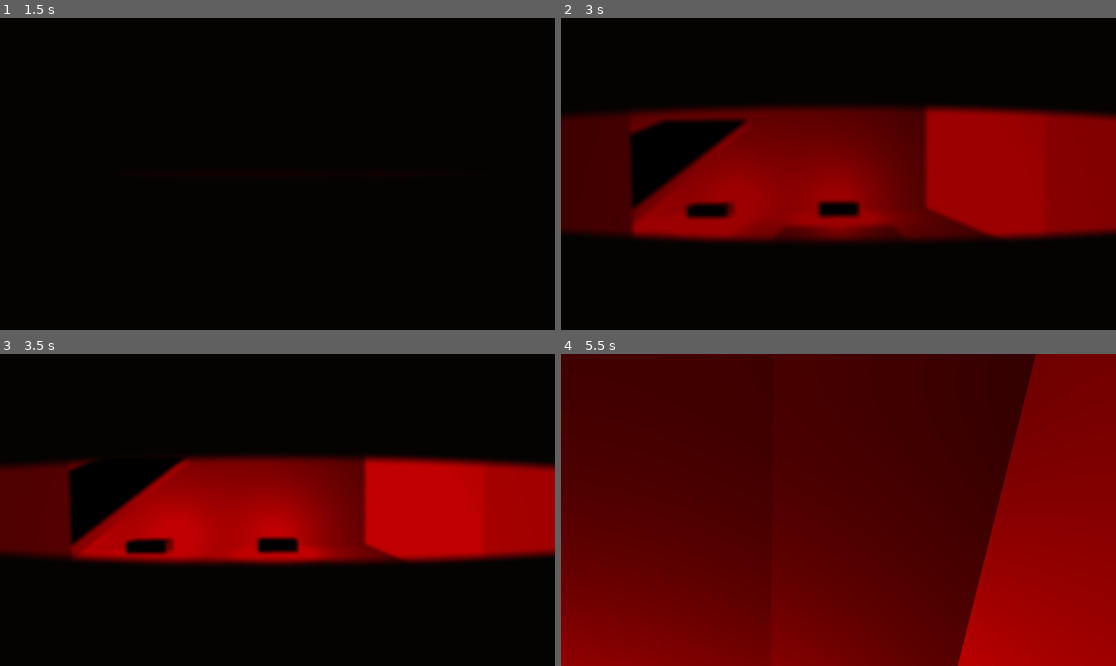
Above: before the commit, frames 1-4 (two rows, left to right).
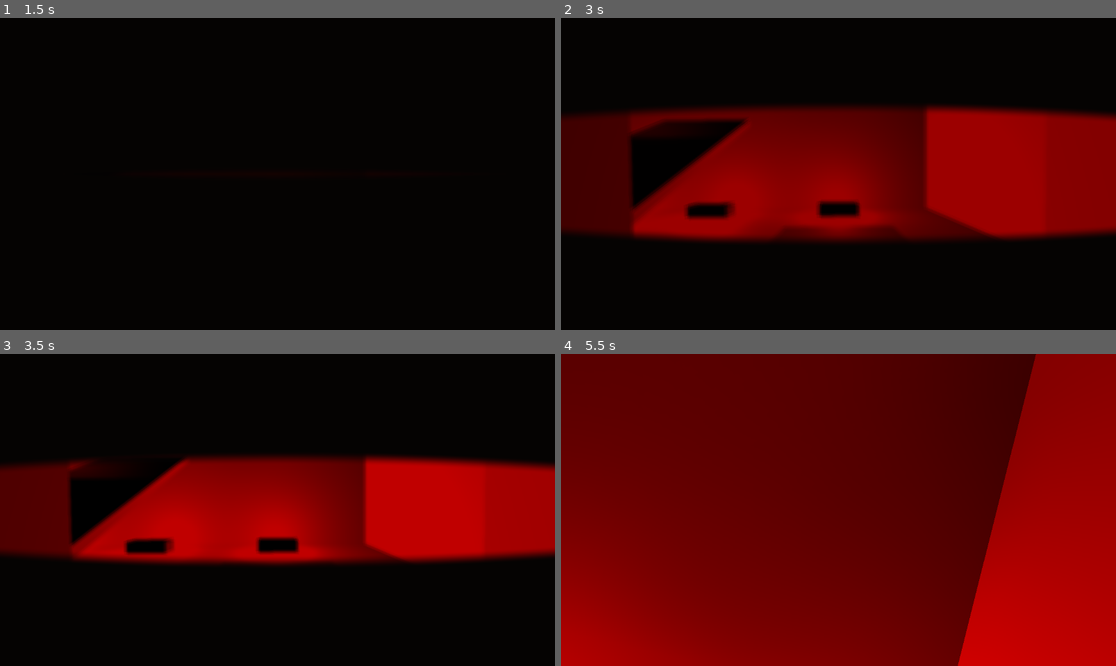
Above: after the commit, the same moments.

Repository: acoliver/gone
Game: Godot game, scene res://main.tscn
Two runs of this game, one before a commit and one after it. Both use one fixed random seed, a clock stepped at 60 frames per second and the inputs below.
Inputs (mouse positions are in pixels of both pictures, inside the frame that each line leads up to):
- Up to frame 1 (1.5 s): tap Enter at 0.5 s; move the mouse to (305, 174) at 0.52 s; hold W (move_forward) from 0.53 s (still down); tap Space (activate) at 0.6, 1.25 s; move the mouse to (249, 174) at 1.27 s; tap E (interact) at 1.35 s
- Up to frame 2 (3 s): keep holding W (move_forward); move the mouse to (849, 167) at 2.02 s; tap Space (activate) at 2.1 s; move the mouse to (832, 180) at 2.77 s; tap E (interact) at 2.85 s
- Up to frame 3 (3.5 s): keep holding W (move_forward)
- Up to frame 4 (5.5 s): keep holding W (move_forward); move the mouse to (877, 513) at 3.52 s; tap Space (activate) at 3.6, 5.1 s; move the mouse to (794, 506) at 4.27 s; tap E (interact) at 4.35 s; tap Enter at 5 s; move the mouse to (844, 510) at 5.02 s

Frame 1 is identical in both runs. In frame 2, 0.2% of the frame differs, in the area x 13-21%, y 33-38%; in frame 3, 0.3%; in frame 4, 37%, in the area x 0-100%, y 0-100%.

Commit message:
Render the ceiling smoke as soft puffs instead of falling squares

Diff:
--- a/app/hazards.gd
+++ b/app/hazards.gd
@@ -3,10 +3,10 @@
 ## Greybox ceiling hazards near the torn cable runs: occasional
 ## short-lived electrical spark bursts (a strobed OmniLight3D flash plus
 ## a one-shot particle spray) and slow smoke hanging densest at the
-## ceiling. GPUParticles3D is the chosen smoke path: a FogVolume height
-## ramp needs a custom density shader, while a stock particle emitter
-## with a ceiling emission box and slow fall drift is reliable in 4.7.2
-## Forward+. Dressing only: no colliders, no sim role.
+## ceiling, carried by a GPUParticles3D field: a ceiling emission
+## box, slow fall drift, and a structured billboard puff shader whose
+## two seed-placed lobes fade to zero inside the quad edge
+## (smoke_puff.gdshader). Dressing only: no colliders, no sim role.
 
 const SPARK_LIGHT_COLOR: Color = Color(1.5, 0.35, 0.1)
 const SPARK_MIN_ENERGY: float = 2.5
@@ -17,6 +17,14 @@
 const SPARK_MAX_INTERVAL: float = 3.0
 const SPARK_COUNT: int = 3
 const SMOKE_FALL_SPEED: float = 0.12
+const SMOKE_SHADER_PATH: String = "res://app/smoke_puff.gdshader"
+## Square so rotation can never trade a rectangular silhouette back in;
+## sized to keep the old 1.4x1.0 quad's coverage now that the soft
+## falloff eats the outer rim.
+const SMOKE_PUFF_SIZE: float = 1.7
+const SMOKE_TINT: Color = Color(0.26, 0.25, 0.25)
+const SMOKE_EMISSION: Color = Color(0.3, 0.0, 0.0)
+const SMOKE_OPACITY: float = 0.48
 
 var auto_bursts: bool = true
 var _spark_lights: Array[OmniLight3D] = []
@@ -64,33 +72,37 @@
 	_spark_particles.append(particles)
 	return group
 
-## The smoke emitter: particles spawn in a thin ceiling-high box, drift
-## slowly downward, and preprocess so the haze exists from the first
-## captured frame. Density falls off away from the ceiling because the
-## spawn volume itself hugs the ceiling.
+## The puff field: particles spawn in a ceiling-hugging box whose top
+## edge sits at the ceiling plane, drift slowly downward, and preprocess
+## so the haze exists from the first captured frame. The count stays
+## far below veil territory — individual two-lobed billows must stay
+## discernible — with a wide size spread for per-particle variety.
+## Each particle draws as a two-lobed billboard puff (depth-sorted so
+## the translucent layers stack) rather than a shaded quad.
 func _smoke() -> GPUParticles3D:
 	var smoke := GPUParticles3D.new()
 	smoke.name = "CeilingSmoke"
-	smoke.position = Vector3(0.0, 3.0, 0.0)
-	smoke.amount = 48
-	smoke.lifetime = 7.0
-	smoke.preprocess = 6.0
-	smoke.visibility_aabb = AABB(Vector3(-6.5, -3.5, -4.5), Vector3(13.0, 5.0, 9.0))
+	smoke.position = Vector3(0.0, 2.8, 0.0)
+	smoke.amount = 144
+	smoke.lifetime = 8.0
+	smoke.preprocess = 7.0
+	smoke.visibility_aabb = AABB(Vector3(-7.1, -4.4, -5.1), Vector3(14.2, 6.9, 10.2))
+	smoke.draw_order = GPUParticles3D.DRAW_ORDER_VIEW_DEPTH
 	var process := ParticleProcessMaterial.new()
 	process.emission_shape = ParticleProcessMaterial.EMISSION_SHAPE_BOX
-	process.emission_box_extents = Vector3(5.0, 0.2, 2.5)
+	process.emission_box_extents = Vector3(5.0, 0.4, 3.0)
 	process.direction = Vector3(0.0, -1.0, 0.0)
 	process.spread = 25.0
 	process.initial_velocity_min = SMOKE_FALL_SPEED * 0.5
 	process.initial_velocity_max = SMOKE_FALL_SPEED
 	process.gravity = Vector3(0.0, -0.05, 0.0)
-	process.angular_velocity_min = -0.4
-	process.angular_velocity_max = 0.4
-	process.scale_min = 1.0
-	process.scale_max = 1.8
+	process.angular_velocity_min = -1.2
+	process.angular_velocity_max = 1.2
+	process.scale_min = 1.25
+	process.scale_max = 2.4
 	smoke.process_material = process
 	var quad := QuadMesh.new()
-	quad.size = Vector2(1.4, 1.0)
+	quad.size = Vector2(SMOKE_PUFF_SIZE, SMOKE_PUFF_SIZE)
 	quad.material = _smoke_material()
 	smoke.draw_pass_1 = quad
 	return smoke
@@ -154,14 +166,14 @@
 	material.billboard_mode = BaseMaterial3D.BILLBOARD_PARTICLES
 	return material
 
-## Smoke is a lit translucent grey with a whisper of red emission so it
-## reads under the emergency fixtures without becoming a light source.
-static func _smoke_material() -> StandardMaterial3D:
-	var material := StandardMaterial3D.new()
-	material.transparency = BaseMaterial3D.TRANSPARENCY_ALPHA
-	material.albedo_color = Color(0.22, 0.21, 0.21, 0.16)
-	material.emission_enabled = true
-	material.emission = Color(0.05, 0.0, 0.0)
-	material.roughness = 1.0
-	material.billboard_mode = BaseMaterial3D.BILLBOARD_PARTICLES
+## Smoke stays a lit translucent grey with a red emission glint so it
+## reads under the emergency fixtures without becoming a light
+## source; the shader does the structuring (two seed-placed lobes,
+## per-particle churn), these are the authored color and density knobs.
+static func _smoke_material() -> ShaderMaterial:
+	var material := ShaderMaterial.new()
+	material.shader = load(SMOKE_SHADER_PATH) as Shader
+	material.set_shader_parameter("tint", SMOKE_TINT)
+	material.set_shader_parameter("emission_tint", SMOKE_EMISSION)
+	material.set_shader_parameter("opacity", SMOKE_OPACITY)
 	return material
--- /dev/null
+++ b/app/smoke_puff.gdshader
@@ -0,0 +1,87 @@
+// Soft ceiling-smoke puffs for the particle draw pass, the visual
+// half of issue #33: each particle is a square quad, and the fragment
+// shader composes two seed-placed radial lobes so each puff reads as
+// an individual billow instead of averaging into a veil. Both
+// falloffs reach exactly zero at UV radius PUFF_RADIUS from their lobe
+// center; the lobe offsets at most LOBE_MAX per component, so the
+// nearest a lobe center can sit to the quad boundary is
+// 0.5 - sqrt(2) * LOBE_MAX = 0.316 > PUFF_RADIUS — no square
+// silhouette can survive, even corner-on. Per-particle variety comes
+// from INSTANCE_ID hashes (flip, lobe placement, rotation direction,
+// wobble phase) layered on the emitter's own scale spread; lifetime
+// bloom/dissolve reads the process material's phase. Godot 4.7
+// dropped the billboard render modes, so the vertex stage builds the
+// camera-facing quad by hand (view-plane layout at the particle
+// origin, keeping the instance transform's scale, discarding its
+// rotation). Alpha blended, no depth write, lit (not unshaded) so the
+// red emergency fixtures shade the haze; churn stays cheap: two
+// lengths, a rotation, and a couple of smoothsteps per fragment.
+shader_type spatial;
+render_mode blend_mix, depth_draw_never, cull_disabled, diffuse_lambert, specular_disabled, skip_vertex_transform;
+
+// Lit translucent grey with a red emission glint: reads under the
+// emergency fixtures without becoming a light source. Authored values
+// live in app/hazards.gd.
+uniform vec4 tint : source_color = vec4(0.22, 0.21, 0.21, 1.0);
+uniform vec4 emission_tint : source_color = vec4(0.05, 0.0, 0.0, 1.0);
+uniform float opacity : hint_range(0.0, 1.0) = 0.48;
+
+// Each lobe's falloff reaches zero at this UV radius from the lobe
+// center. The quad half-edge is 0.5; see the header for the
+// boundary-safety margin.
+const float PUFF_RADIUS = 0.30;
+// Lobe center offsets per component; 0.13 keeps |lobe| <= 0.184.
+const float LOBE_MAX = 0.13;
+// Slow churn: UV rotation in rad/s and alpha wobble in Hz.
+const float CHURN_RATE = 0.22;
+const float WOBBLE_RATE = 0.13;
+
+varying float seed;
+varying float phase;
+
+// Integer hash to [0, 1): stable per particle slot.
+float hash1(int id) {
+	return fract(sin(float(id) * 78.233) * 43758.5453);
+}
+
+void vertex() {
+	seed = hash1(INSTANCE_ID);
+	phase = clamp(INSTANCE_CUSTOM.y, 0.0, 1.0);
+	// Manual particle billboard: the quad's own XY size rides the
+	// instance scale, laid out flat in the view plane at the particle's
+	// translated origin; the normal faces the camera down view -Z.
+	vec3 origin = (MODELVIEW_MATRIX * vec4(vec3(0.0), 1.0)).xyz;
+	float sx = length(MODELVIEW_MATRIX[0].xyz);
+	float sy = length(MODELVIEW_MATRIX[1].xyz);
+	VERTEX = origin + vec3(VERTEX.x * sx, VERTEX.y * sy, 0.0);
+	NORMAL = vec3(0.0, 0.0, -1.0);
+}
+
+void fragment() {
+	vec2 p = UV - 0.5;
+	// Half the puffs mirror; the lobes are asymmetric, so flips read.
+	if (seed > 0.5) {
+		p.x = -p.x;
+	}
+	float angle = seed * TAU + TIME * CHURN_RATE * sign(seed - 0.25);
+	float cs = cos(angle);
+	float sn = sin(angle);
+	p = vec2(cs * p.x - sn * p.y, sn * p.x + cs * p.y);
+	// Two seed-placed lobe centers, one either side of the quad center:
+	// every component offsets at most LOBE_MAX, so the boundary-safety
+	// margin in the header holds for both.
+	vec2 lobe_a = -mix(vec2(0.05), vec2(LOBE_MAX), fract(seed * 7.31));
+	vec2 lobe_b = mix(vec2(0.05), vec2(LOBE_MAX), fract(seed * 3.97));
+	float puff = max(
+		1.0 - smoothstep(0.0, PUFF_RADIUS, length(p - lobe_a)),
+		1.0 - smoothstep(0.0, PUFF_RADIUS, length(p - lobe_b))
+	);
+	// Bloom in, dissolve out over the lifetime, floored so a degenerate
+	// phase can never blank the haze.
+	float bloom = mix(0.25, smoothstep(0.0, 0.22, phase) * (1.0 - smoothstep(0.72, 1.0, phase)), 0.75);
+	float wobble = 0.8 + 0.2 * sin(TAU * WOBBLE_RATE * TIME + seed * TAU);
+	ALPHA = puff * bloom * wobble * opacity;
+	ALBEDO = tint.rgb;
+	EMISSION = emission_tint.rgb;
+	ROUGHNESS = 1.0;
+}
--- /dev/null
+++ b/tests/hazards_test.gd
@@ -0,0 +1,74 @@
+extends SimTestCase
+## Visual-half pins for issue #33: the ceiling smoke renders as a lean
+## field of individual billboard puffs — a shader whose two seed-placed
+## lobes reach zero alpha inside the quad edge — while the authored
+## ceiling-dense distribution and the spark strobes stay exactly as
+## they were.
+
+func test_smoke_draw_pass_is_a_structured_billboard_shader_puff() -> void:
+	var hazards := Hazards.build()
+	var smoke: GPUParticles3D = hazards.get_node("CeilingSmoke")
+	var quad := smoke.draw_pass_1 as QuadMesh
+	assert_float_equal(quad.size.x, quad.size.y,
+		"the puff quad is square, so rotation never shows a rectangular silhouette")
+	assert_true(quad.size.x >= 1.4, "the puff quad keeps the authored coverage footprint")
+	var material := quad.material as ShaderMaterial
+	assert_true(material.shader.resource_path == "res://app/smoke_puff.gdshader",
+		"the smoke runs the structured puff shader")
+	var opacity: float = material.get_shader_parameter("opacity")
+	assert_float_in_range(opacity, 0.48 - 1e-3, 0.48 + 1e-3,
+		"per-puff opacity is pinned to the authored billow strength, still translucent")
+	var tint: Color = material.get_shader_parameter("tint")
+	assert_true(tint == Color(0.26, 0.25, 0.25), "the lit grey keeps the authored albedo")
+	var emission: Color = material.get_shader_parameter("emission_tint")
+	assert_true(emission.r > emission.g and emission.r > emission.b,
+		"the emission whisper stays red so the haze reads under emergency light")
+
+func test_smoke_distribution_stays_ceiling_dense_and_slow() -> void:
+	var hazards := Hazards.build()
+	var smoke: GPUParticles3D = hazards.get_node("CeilingSmoke")
+	assert_vec3_equal(smoke.position, Vector3(0.0, 2.8, 0.0), "the emitter hugs the ceiling")
+	assert_int_equal(smoke.amount, 144, "the authored particle budget stays pinned")
+	assert_float_equal(smoke.lifetime, 8.0, "the authored puff lifetime stays pinned for overlap")
+	assert_float_equal(smoke.preprocess, 7.0, "the haze exists from the first captured frame")
+	var process := smoke.process_material as ParticleProcessMaterial
+	assert_vec3_equal(process.emission_box_extents, Vector3(5.0, 0.4, 3.0),
+		"the ceiling-high spawn volume keeps its top edge at the 3.2 m ceiling plane")
+	assert_vec3_equal(process.direction, Vector3(0.0, -1.0, 0.0), "smoke drifts downward")
+	assert_float_equal(process.spread, 25.0, "the narrow downward cone is unchanged")
+	assert_float_in_range(process.initial_velocity_min,
+		Hazards.SMOKE_FALL_SPEED * 0.5 - 1e-3, Hazards.SMOKE_FALL_SPEED * 0.5 + 1e-3,
+		"the slow fall keeps its authored floor")
+	assert_float_in_range(process.initial_velocity_max,
+		Hazards.SMOKE_FALL_SPEED - 1e-3, Hazards.SMOKE_FALL_SPEED + 1e-3,
+		"the slow fall keeps its authored ceiling")
+	assert_vec3_equal(process.gravity, Vector3(0.0, -0.05, 0.0), "the faint downward pull is unchanged")
+	assert_float_in_range(process.scale_min, 1.25 - 1e-3, 1.25 + 1e-3,
+		"the per-particle size floor keeps the small billows whole")
+	assert_float_in_range(process.scale_max, 2.4 - 1e-3, 2.4 + 1e-3,
+		"the per-particle size ceiling keeps the big billows")
+	assert_true(process.angular_velocity_min < 0.0 and process.angular_velocity_max > 0.0,
+		"puffs spin both ways for per-particle rotation")
+
+func test_spark_strobes_keep_their_hard_ember_quads() -> void:
+	var hazards := Hazards.build()
+	var sprays: Array[Node] = hazards.find_children("SparkSpray", "GPUParticles3D", true, false)
+	assert_int_equal(sprays.size(), Hazards.SPARK_COUNT, "one spray per authored spark spot")
+	for node: Node in sprays:
+		var spray := node as GPUParticles3D
+		assert_true(spray.one_shot, "spark sprays stay one-shot")
+		assert_false(spray.emitting, "spark sprays stay idle until a burst")
+		assert_int_equal(spray.amount, 16, "spark spray budget is unchanged")
+		assert_float_equal(spray.lifetime, 0.45, "spark spray lifetime is unchanged")
+		var quad := spray.draw_pass_1 as QuadMesh
+		var material := quad.material as StandardMaterial3D
+		assert_true(material.shading_mode == BaseMaterial3D.SHADING_MODE_UNSHADED,
+			"embers stay unshaded")
+		assert_true(material.emission_enabled, "embers stay emissive")
+	var strobes: Array[Node] = hazards.find_children("*", "OmniLight3D", true, false)
+	assert_int_equal(strobes.size(), Hazards.SPARK_COUNT, "one strobed light per spark spot")
+	for node: Node in strobes:
+		var light := node as OmniLight3D
+		assert_true(light.light_color == Color(1.5, 0.35, 0.1), "strobe color is unchanged")
+		assert_float_equal(light.omni_range, 5.0, "strobe range is unchanged")
+		assert_float_equal(light.light_energy, 0.0, "strobes idle dark between bursts")
